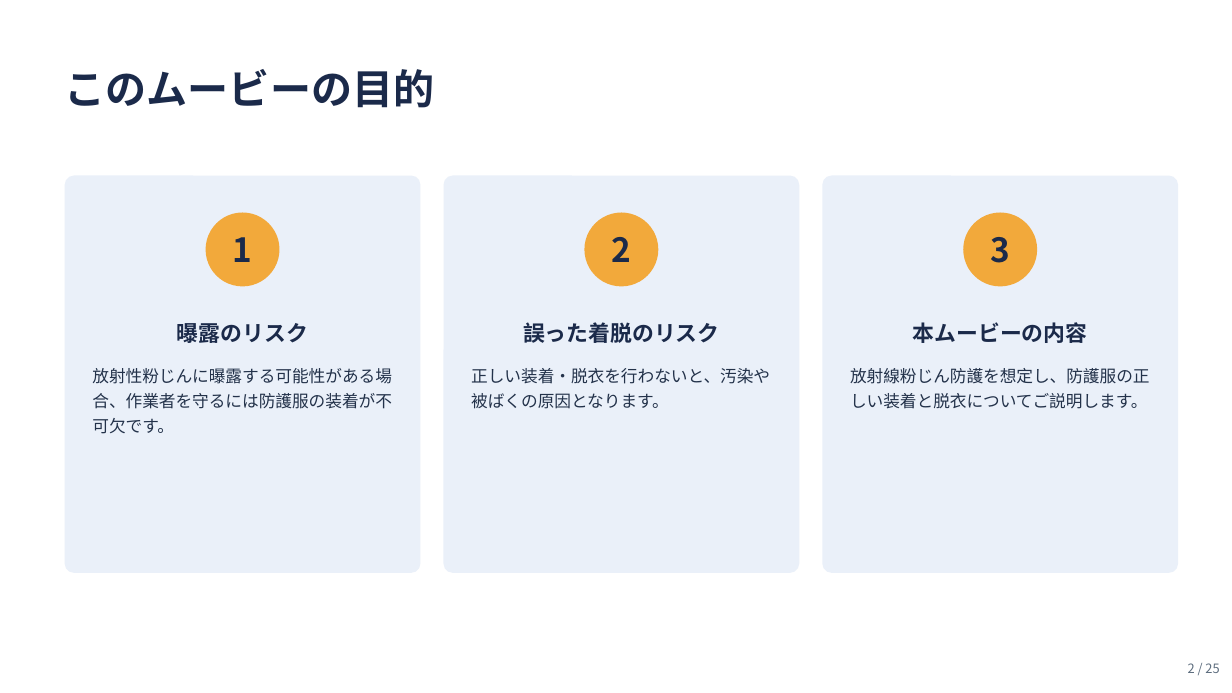
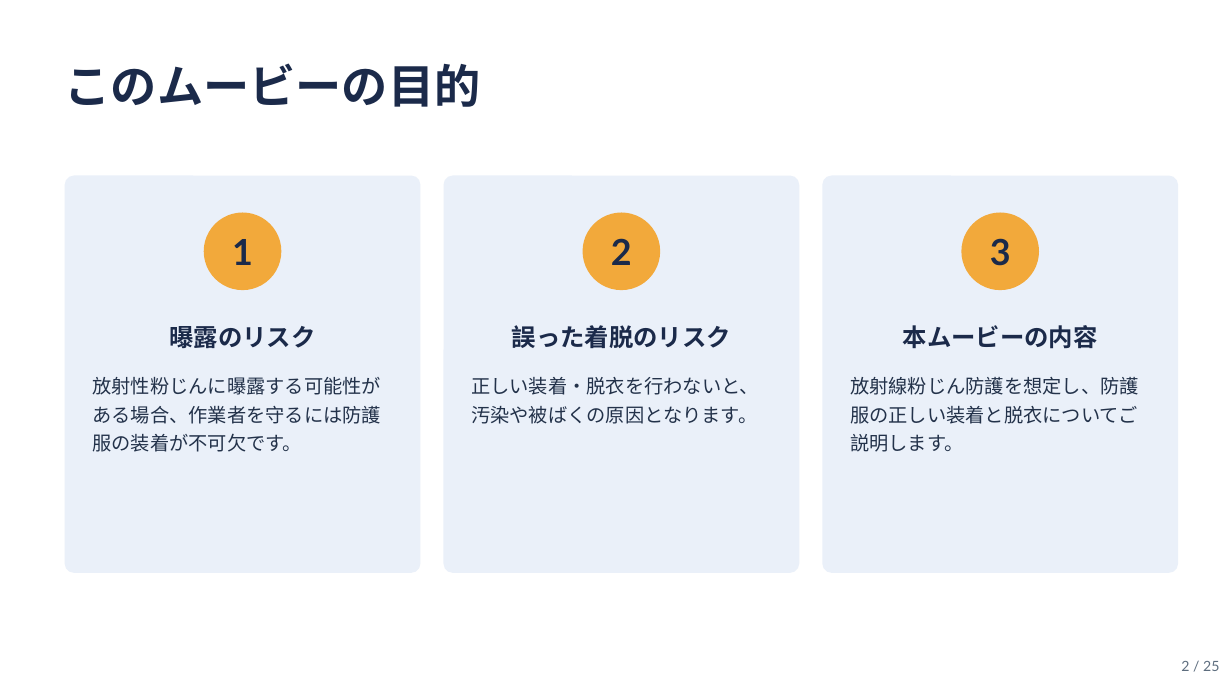
Before and after one commit to solidkinder624-cmyk/my-first-lab, a slide deck: slide 2 of output/放射性粉じん防護服_装着脱衣手順.pptx. Drawn at 1232x693 pixels with LibreOffice and Linux fonts; fonts in the diff are those of the drawing. Boxes give left, top, right and bottom in pixels: in the first picture for what was removed or moved away, otherwise in the second. Text is boxed around its words. In the diff, an @@ line names an element or a change of style, - is before the commit and + after.

```diff
--- a/output/放射性粉じん防護服_装着脱衣手順.pptx
+++ b/output/放射性粉じん防護服_装着脱衣手順.pptx
@@ text "このムービーの目的" at (65,63,481,107): size 32 to 36 pt, font Noto Sans CJK JP to Lato @@
@@ size 26 to 28 pt, font Noto Sans CJK JP to Lato in 3 elements at (232,239,253,265), (990,238,1011,266), (611,238,632,265) @@
@@ size 17 to 19 pt, font Noto Sans CJK JP to Lato in 3 elements at (170,326,316,348), (512,325,731,348), (903,325,1098,349) @@
@@ text "放射性粉じんに曝露する可能性がある場合、作業者を守るには防護服の装着が不可欠です。": place and size @@
-text "放射性粉じんに曝露する可能性がある場合、作業者を守るには防護服の装着が不可欠です。" at (92,368,392,434)
+text "放射性粉じんに曝露する可能性がある場合、作業者を守るには防護服の装着が不可欠です。" at (92,377,381,452)
@@ text "正しい装着・脱衣を行わないと、汚染や被ばくの原因となります。": place and size @@
-text "正しい装着・脱衣を行わないと、汚染や被ばくの原因となります。" at (471,368,770,409)
+text "正しい装着・脱衣を行わないと、汚染や被ばくの原因となります。" at (471,377,759,424)
@@ size 13 to 15 pt, font Noto Sans CJK JP to Lato; line spacing 1.25 to 1.22 in 3 elements at (92,377,381,452), (471,377,759,424), (850,377,1139,452) @@
@@ text "放射線粉じん防護を想定し、防護服の正しい装着と脱衣についてご説明します。": place and size @@
-text "放射線粉じん防護を想定し、防護服の正しい装着と脱衣についてご説明します。" at (850,368,1150,409)
+text "放射線粉じん防護を想定し、防護服の正しい装着と脱衣についてご説明します。" at (850,377,1139,452)
@@ text "2 / 25" at (1181,661,1219,671): size 10 to 11 pt, font Noto Sans CJK JP to Lato @@
```
Also in this commit, not shown: 24 other slides changed.
